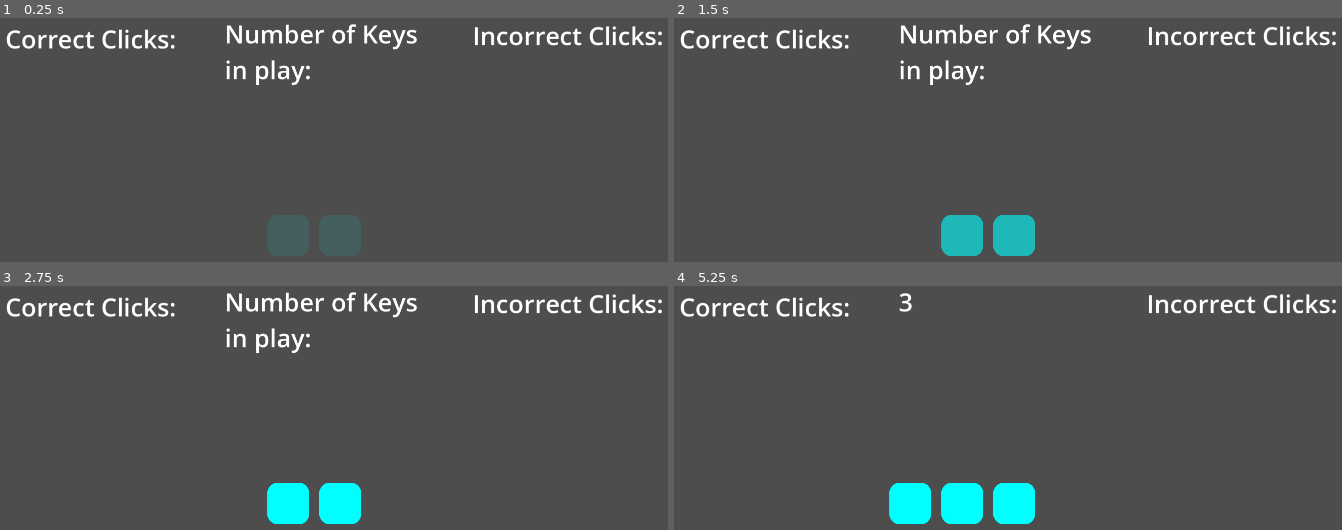
Above: before the commit, frames 1-4 (two rows, left to right).
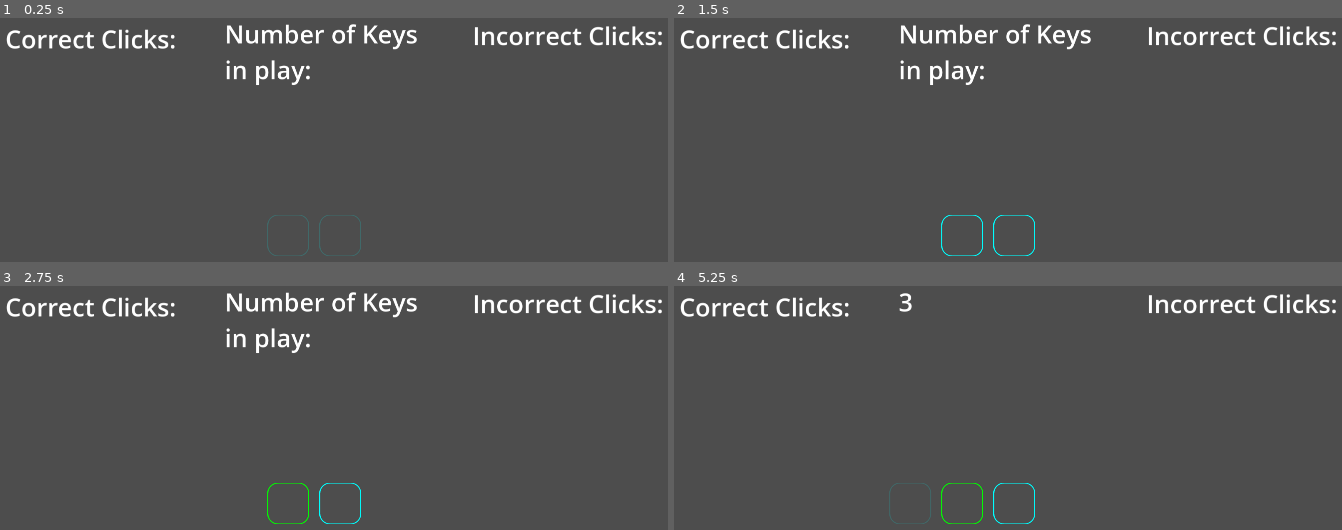
Above: after the commit, the same moments.

Repository: hedgemandan/2025-InfinityJam
Game: Godot game, scene res://Scenes/main_scene.tscn
Same seed, same stepped clock (60 frames per second), same inputs: the game is played once before the commit and once after it.
Inputs:
- Up to frame 1 (0.25 s): no input
- Up to frame 2 (1.5 s): tap Enter at 0.5 s
- Up to frame 3 (2.75 s): no input
- Up to frame 4 (5.25 s): tap Space at 2.75, 4.25 s; tap Enter at 3.5, 5 s

The runs differ from the first frame. In frame 2, 1.9% of the frame differs, in the area x 39-55%, y 80-98%; in frame 3, 2.0%; in frame 4, 3.0%, in the area x 32-54%, y 80-98%.

Commit message:
New Update

Diff:
--- a/2_Project/RhythmQWERTY/Scenes/button.tscn
+++ b/2_Project/RhythmQWERTY/Scenes/button.tscn
@@ -1,7 +1,6 @@
-[gd_scene load_steps=5 format=3 uid="uid://bq7kgpf0ql76u"]
+[gd_scene load_steps=4 format=3 uid="uid://bq7kgpf0ql76u"]
 
 [ext_resource type="Script" uid="uid://dclswfcwv33jp" path="res://Scripts/button.gd" id="1_0kpiu"]
-[ext_resource type="Texture2D" uid="uid://b7kjhjb0kw7kd" path="res://Assets/Button_V01.png" id="1_1cmwl"]
 [ext_resource type="Texture2D" uid="uid://b6odm12fdaltl" path="res://Assets/Button_Hollow_V01.png" id="2_smycg"]
 
 [sub_resource type="SpriteFrames" id="SpriteFrames_0kpiu"]
@@ -9,9 +8,6 @@
 "frames": [{
 "duration": 1.0,
 "texture": ExtResource("2_smycg")
-}, {
-"duration": 1.0,
-"texture": ExtResource("1_1cmwl")
 }],
 "loop": true,
 "name": &"default",
@@ -23,5 +19,4 @@
 
 [node name="AnimatedSprite2D" type="AnimatedSprite2D" parent="."]
 sprite_frames = SubResource("SpriteFrames_0kpiu")
-frame = 1
-frame_progress = 0.989345
+frame_progress = 0.891794
--- a/2_Project/RhythmQWERTY/Scenes/main_scene.tscn
+++ b/2_Project/RhythmQWERTY/Scenes/main_scene.tscn
@@ -3,7 +3,7 @@
 [ext_resource type="Script" uid="uid://b1pqb7xeucsme" path="res://Scripts/main_scene.gd" id="1_6l7je"]
 [ext_resource type="PackedScene" uid="uid://bq7kgpf0ql76u" path="res://Scenes/button.tscn" id="1_52fb6"]
 [ext_resource type="Texture2D" uid="uid://dyka72tgw6312" path="res://Assets/Layout_V01.png" id="2_jv6wh"]
-[ext_resource type="AudioStream" uid="uid://bw63vh12udvfu" path="res://Assets/SFX/chips-collide-2.ogg" id="4_x6ack"]
+[ext_resource type="AudioStream" uid="uid://dawjqf2ov4arj" path="res://Assets/SFX/ui_dlc_alert_01.wav" id="4_iacmt"]
 [ext_resource type="AudioStream" uid="uid://cjxx3k783m1mp" path="res://Assets/SFX/powerDown_000.ogg" id="5_iacmt"]
 
 [node name="MainScene" type="Node2D"]
@@ -217,7 +217,7 @@
 position = Vector2(1760, 470)
 
 [node name="SFXCorrectPress" type="AudioStreamPlayer2D" parent="."]
-stream = ExtResource("4_x6ack")
+stream = ExtResource("4_iacmt")
 
 [node name="SFXIncorrectPress" type="AudioStreamPlayer2D" parent="."]
 stream = ExtResource("5_iacmt")
--- a/2_Project/RhythmQWERTY/Scripts/button.gd
+++ b/2_Project/RhythmQWERTY/Scripts/button.gd
@@ -1,13 +1,20 @@
 extends Node2D
+
+var flag = 1
 
 func _ready():
 	modulate.a = 0
-	fade_in()
 
 
+func _physics_process(delta): #FIND A BETTER WAY TO DO THIS - POINT FOR OPTIMISATION!!
+	if flag:
+		fade_in()
+
 func fade_in():
-	var tween = create_tween()
-	tween.tween_property(self, "modulate:a", 1.0, 2.5)
+	if self.visible:
+		var tween = create_tween()
+		tween.tween_property(self, "modulate:a", 1.0, 1.5)
+		flag = 0
 
 
 
--- a/2_Project/RhythmQWERTY/Scripts/global.gd
+++ b/2_Project/RhythmQWERTY/Scripts/global.gd
@@ -1,7 +1,7 @@
 extends Node
 
 var gamestep = 0
-var numberoffbuttonsvisible = 0
+var numberoffbuttonsvisible = 2 #starts at 2 because 2 buttons start visible from the beginning
 var clickablebuttons = []
 var correcthits = 0
 var incorrecthits = 0
--- a/2_Project/RhythmQWERTY/Scripts/main_scene.gd
+++ b/2_Project/RhythmQWERTY/Scripts/main_scene.gd
@@ -15,7 +15,6 @@
 @onready var incorrect_clicks = $"Incorrect Clicks"
 @onready var keys_unlocked = $"Keys Unlocked"
 
-
 var buttons_data = {
 	"Button":		{"Letter":"H","Row":3,"Column":7},#
 	"Button2":		{"Letter":"J","Row":3,"Column":8},#
@@ -27,27 +26,27 @@
 	"Button8":		{"Letter":"Y","Row":2,"Column":7},#
 	"Button9":		{"Letter":"I","Row":2,"Column":9},#
 	"Button10":		{"Letter":"B","Row":4,"Column":6},#
-	"Button11":		{"Letter":",","Row":4,"Column":9},#
+	"Button11":		{"Letter":"Comma","Row":4,"Column":9},#
 	"Button12":		{"Letter":"T","Row":2,"Column":6},#
 	"Button13":		{"Letter":"F","Row":3,"Column":5},#
 	"Button14":		{"Letter":"L","Row":3,"Column":10},#
 	"Button15":		{"Letter":"O","Row":2,"Column":10},#
 	"Button16":		{"Letter":"V","Row":4,"Column":5},#
-	"Button17":		{"Letter":".","Row":4,"Column":10},#
+	"Button17":		{"Letter":"Period","Row":4,"Column":10},#
 	"Button18":		{"Letter":"R","Row":2,"Column":5},#
 	"Button19":		{"Letter":"D","Row":3,"Column":4},#
 	"Button20":		{"Letter":"C","Row":4,"Column":4},#
 	"Button21":		{"Letter":"P","Row":2,"Column":11},#
-	"Button22":		{"Letter":";","Row":3,"Column":11},#
+	"Button22":		{"Letter":"Semicolon","Row":3,"Column":11},#
 	"Button23":		{"Letter":"7","Row":1,"Column":8},#
 	"Button24":		{"Letter":"6","Row":1,"Column":7},#
 	"Button25":		{"Letter":"8","Row":1,"Column":9},#
 	"Button26":		{"Letter":"9","Row":1,"Column":10},#
-	"Button27":		{"Letter":"/","Row":4,"Column":4},#
+	"Button27":		{"Letter":"Slash","Row":4,"Column":4},#
 	"Button28":		{"Letter":"Space","Row":5,"Column":6},#
 	"Button29":		{"Letter":"5","Row":1,"Column":6},#
-	"Button30":		{"Letter":"[","Row":2,"Column":12},#
-	"Button31":		{"Letter":"'","Row":3,"Column":12},#
+	"Button30":		{"Letter":"BracketLeft","Row":2,"Column":12},#
+	"Button31":		{"Letter":"Apostrophe","Row":3,"Column":12},#
 	"Button32":		{"Letter":"E","Row":2,"Column":4},#
 	"Button33":		{"Letter":"S","Row":3,"Column":3},#
 	"Button34":		{"Letter":"0","Row":1,"Column":11},#
@@ -57,25 +56,26 @@
 	"Button38":		{"Letter":"W","Row":2,"Column":3},
 	"Button39":		{"Letter":"A","Row":3,"Column":2},
 	"Button40":		{"Letter":"Z","Row":4,"Column":2},
-	"Button41":		{"Letter":"_","Row":1,"Column":12},
-	"Button42":		{"Letter":"=","Row":1,"Column":13},
-	"Button43":		{"Letter":"]","Row":2,"Column":13},
-	"Button44":		{"Letter":"#","Row":3,"Column":13},
+	"Button41":		{"Letter":"Minus","Row":1,"Column":12},
+	"Button42":		{"Letter":"Equal","Row":1,"Column":13},
+	"Button43":		{"Letter":"BracketLeft","Row":2,"Column":13},
+	"Button44":		{"Letter":"NumberSign","Row":3,"Column":13},
 	"Button45":		{"Letter":"2","Row":1,"Column":3},
 	"Button46":		{"Letter":"Q","Row":2,"Column":2},
 	"Button47":		{"Letter":"Backslash","Row":4,"Column":1},
 	"Button48":		{"Letter":"1","Row":1,"Column":2},
 	"Button49":		{"Letter":"Enter","Row":2,"Column":14}}
 
-
 func _ready():
 	start_timer()
 	start_timer2()
+
 
 ## Popup Menu Function
 func _input(event):
 	if event is InputEventKey and event.is_pressed() and event.keycode == KEY_ESCAPE:
 		toggle_popup()
+
 
 
 
@@ -128,16 +128,18 @@
 	timer.start()
 
 func _on_timer_timeout():
-	button_array[global.gamestep + 2].show()
-	global.numberoffbuttonsvisible += 1
-	keys_unlocked.text = str(global.numberoffbuttonsvisible + 2)
-
-	if global.gamestep >= 46:
+	if global.gamestep >= 47:
 		pass
 	else:
+		button_array[global.gamestep + 2].show()
+		global.numberoffbuttonsvisible += 1
+		keys_unlocked.text = str(global.numberoffbuttonsvisible)
 		global.gamestep += 1
 
 
+
+
+## timer for making a random button go green from the selection of buttons which are visible
 func start_timer2():
 	var timer = Timer.new()
 	timer.wait_time = 2
@@ -147,8 +149,16 @@
 	timer.start()
 
 func _on_timer_timeout2():
-	var random_node = button_array[randi_range(0, global.numberoffbuttonsvisible -1)]
-	random_node.scale = Vector2(1, 1)
-	global.clickablebuttons.append(random_node)
-	bufferOGcolour = random_node.modulate
-	random_node.modulate = Color(1,1,0,1)
+	if global.numberoffbuttonsvisible <= 49:
+
+		#if/conditions like gamestate are met then highlight more than 1 random button. Then three adjacent horizontal. Then 2 adjacent vertical.
+		var random_node = button_array[randi_range(0, global.numberoffbuttonsvisible -1)]
+		#line here to reference one adjacent horizontal to random_node if available
+		print("number of buttons visible:", global.numberoffbuttonsvisible)
+		random_node.scale = Vector2(1, 1)
+		global.clickablebuttons.append(random_node)
+
+		bufferOGcolour = random_node.modulate
+		random_node.modulate = Color(1,1,0,1) #TWEEN TIMER IN HERE for fade in? Or leave for animation
+	else:
+		pass
Not shown, changed: 1_Planning/Tasks and Names.txt
